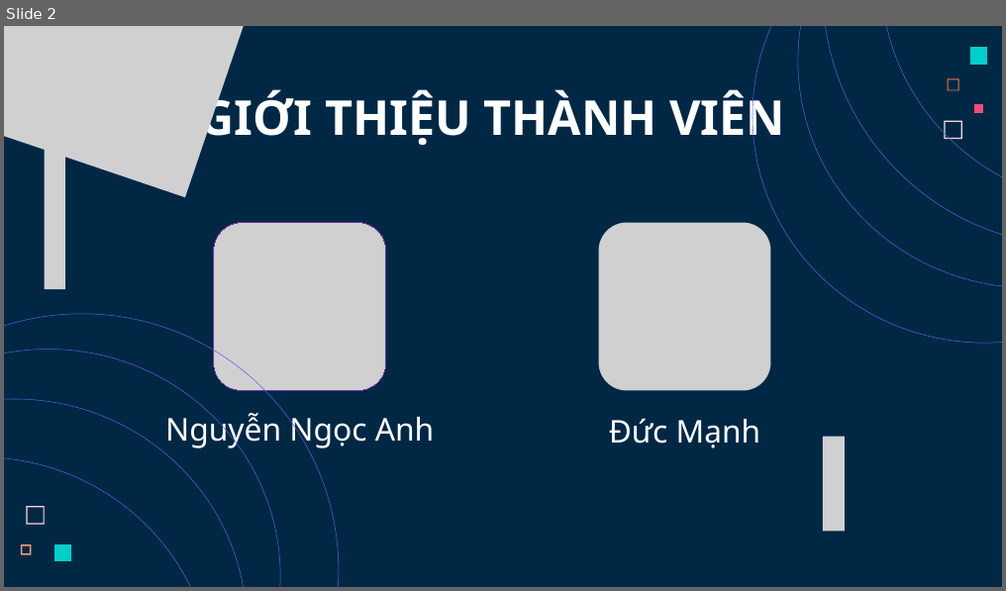
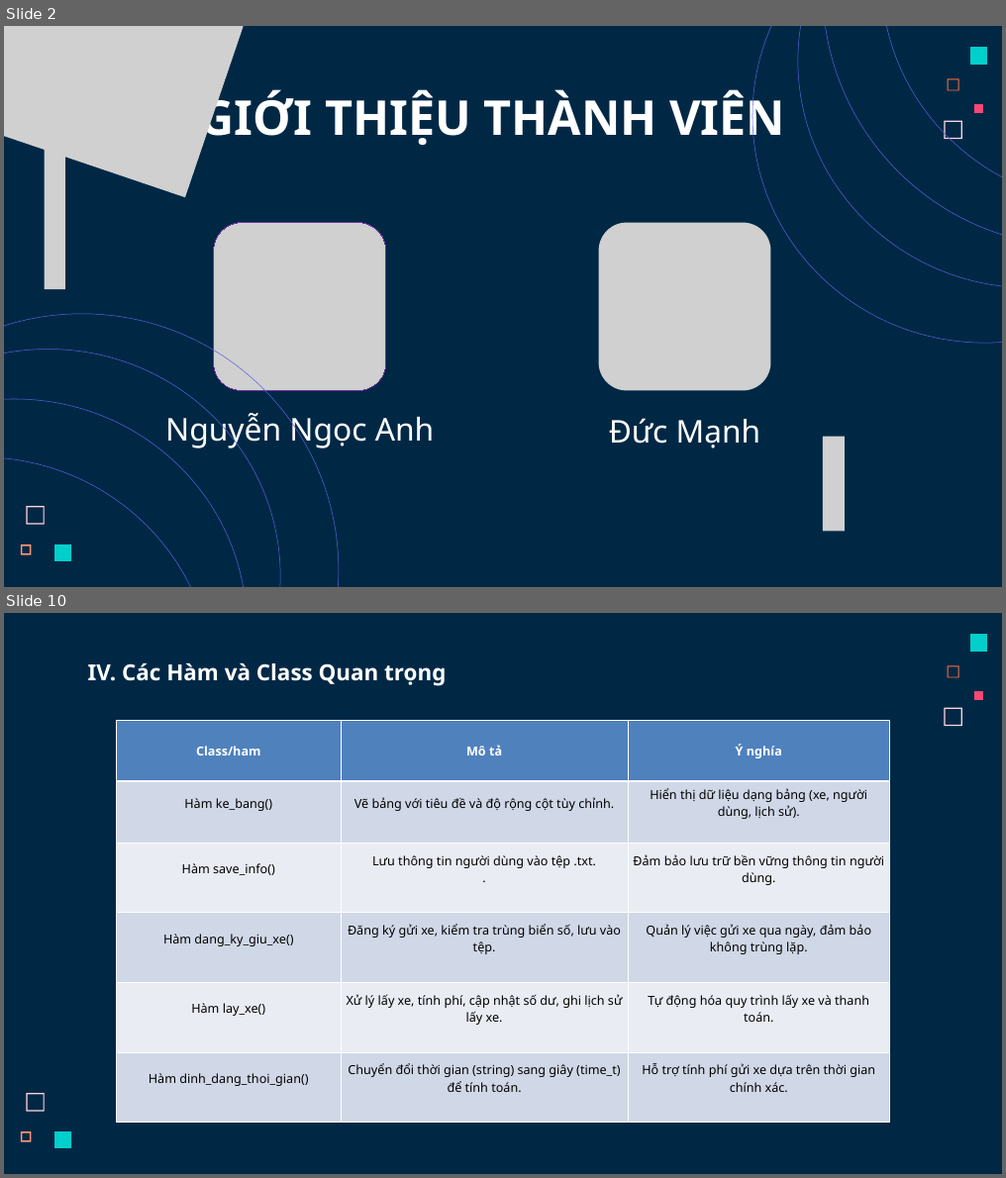
Before and after one commit to AnhCode206/DDTuan_PBL01_NHP41B_Nhom11, a slide deck: Slides.pptx. Shown one above the other, each under a label of ours: slide 2 before the commit, slides 2 and 10 after it; the slides between them are not shown. The pictures are 1006x591 and 1006x1178 pixels, drawn with LibreOffice and Linux fonts; fonts in the diff are those of the drawing; grey boxes stand for pictures. Boxes give left, top, right and bottom in pixels: in the first picture for what was removed or moved away, otherwise in the second. Text is boxed around its words. In the diff, an @@ line names an element or a change of style, - is before the commit and + after.

Commit message:
cập nhật tất cả dự án

```diff
--- a/Slides.pptx
+++ b/Slides.pptx
@@ slide 10 added at bbox=[4, 613, 1002, 1174], background #002845 @@
@@ freeform shape added at bbox=[970, 635, 987, 652], fill #00CFCC @@
@@ text added at bbox=[88, 663, 446, 686], 32 pt, text #FFFFFF, bold @@
+IV. Các Hàm và Class Quan trọng
@@ freeform shape added at bbox=[947, 665, 959, 678], fill #FC723F @@
@@ freeform shape added at bbox=[974, 691, 983, 700], fill #F64975 @@
@@ table added at bbox=[116, 720, 890, 1123], 6 rows, 3 columns @@
+Class/ham | Mô tả | Ý nghía
+Hàm ke_bang() | Vẽ bảng với tiêu đề và độ rộng cột tùy chỉnh. | Hiển thị dữ liệu dạng bảng (xe, người dùng, lịch sử).
+Hàm save_info() | Lưu thông tin người dùng vào tệp .txt. / . | Đảm bảo lưu trữ bền vững thông tin người dùng.
+Hàm dang_ky_giu_xe() | Đăng ký gửi xe, kiểm tra trùng biển số, lưu vào tệp. | Quản lý việc gửi xe qua ngày, đảm bảo không trùng lặp.
+Hàm lay_xe() | Xử lý lấy xe, tính phí, cập nhật số dư, ghi lịch sử lấy xe. | Tự động hóa quy trình lấy xe và thanh toán.
+Hàm dinh_dang_thoi_gian() | Chuyển đổi thời gian (string) sang giây (time_t) để tính toán. | Hỗ trợ tính phí gửi xe dựa trên thời gian chính xác.
@@ freeform shape added at bbox=[944, 708, 962, 726], fill #FFD6E1 @@
@@ freeform shape added at bbox=[26, 1093, 45, 1112], fill #FFD6E1 @@
@@ freeform shape added at bbox=[21, 1132, 31, 1143], fill #FF9973 @@
@@ freeform shape added at bbox=[54, 1132, 71, 1149], fill #00CFCC @@
```
Also in this commit, not shown: 4 slides changed, 19 other slides added, 9 slides removed, 3 other files.
